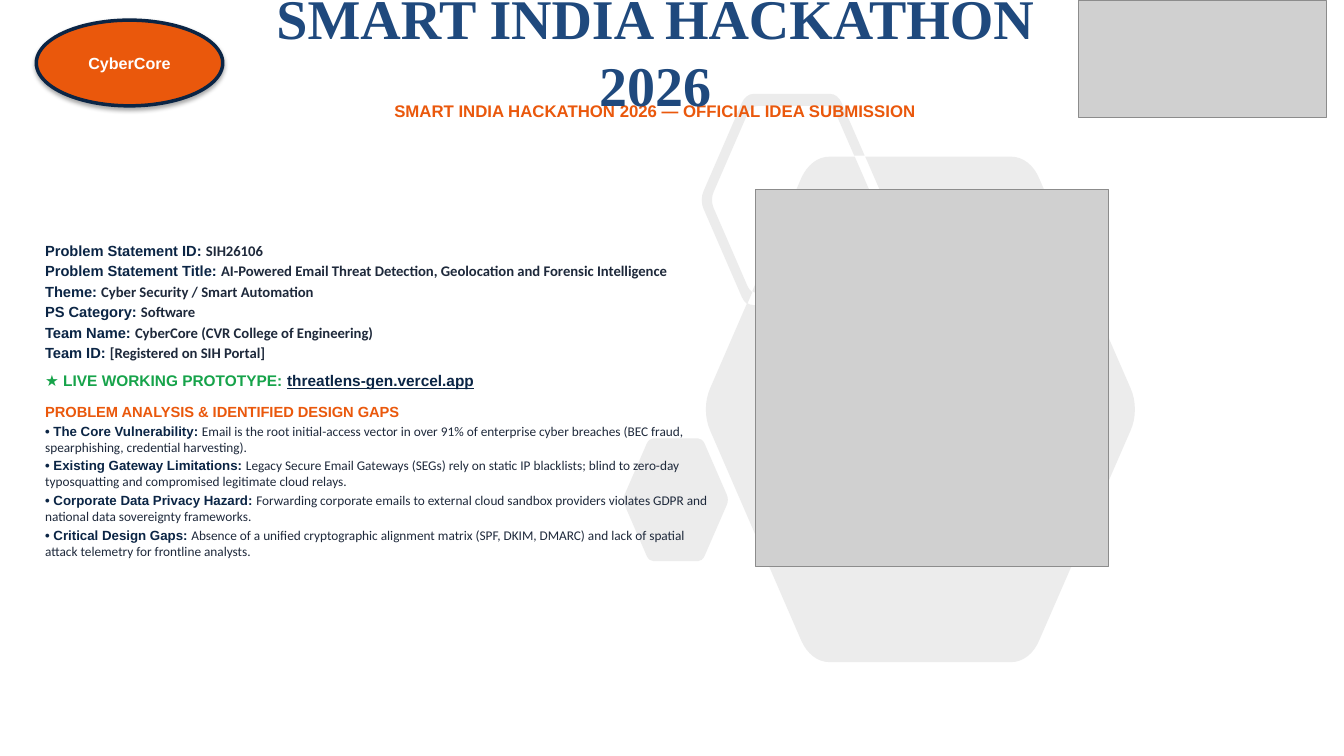
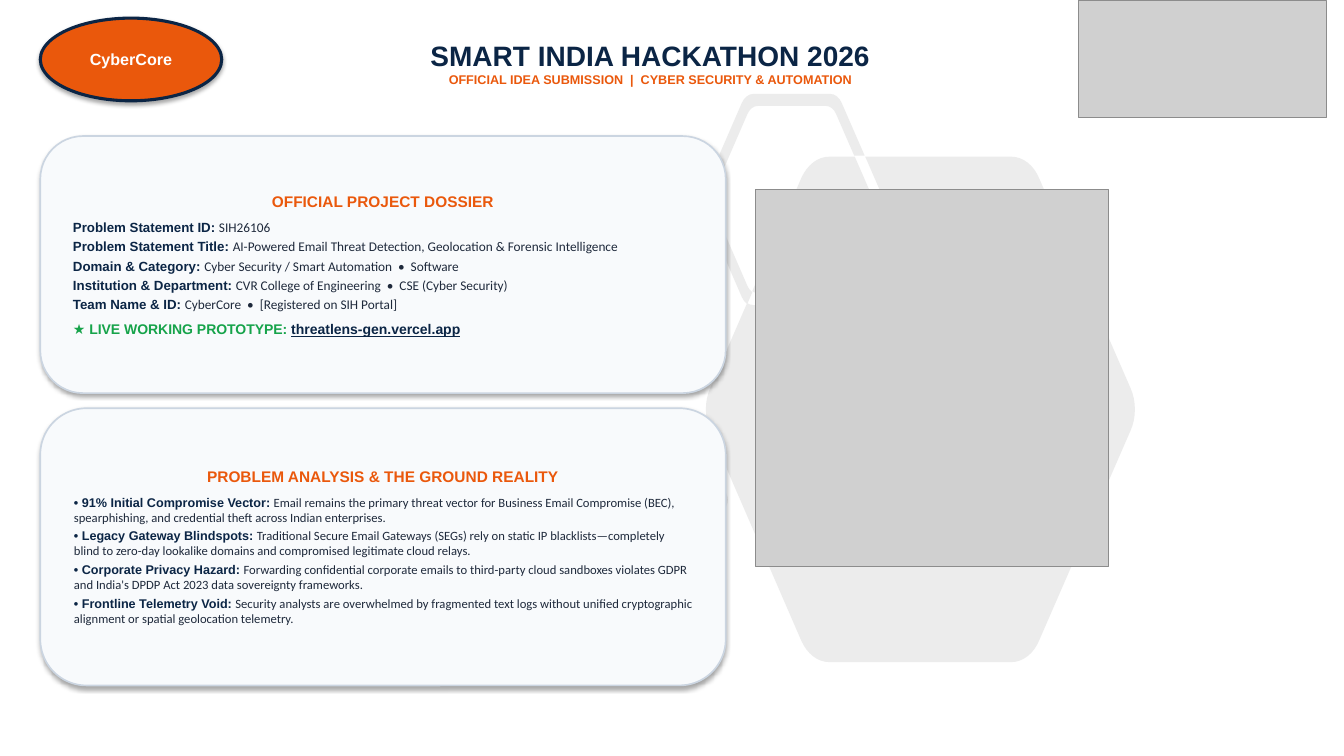
Before and after one commit to viswakpullepu/threatlens, a slide deck: slide 1 of SIH2026_ThreatLens_AI_Official_Submission.pptx. Drawn at 1344x756 pixels with LibreOffice and Linux fonts; fonts in the diff are those of the drawing; grey boxes stand for pictures. Boxes give left, top, right and bottom in pixels: in the first picture for what was removed or moved away, otherwise in the second. Text is boxed around its words. In the diff, an @@ line names an element or a change of style, - is before the commit and + after.

Commit message:
feat(ppt): complete anti-AI-slop bento card redesign with official footer

```diff
--- a/SIH2026_ThreatLens_AI_Official_Submission.pptx
+++ b/SIH2026_ThreatLens_AI_Official_Submission.pptx
@@ ellipse "CyberCore": place and size @@
-ellipse "CyberCore" at bbox=[36, 20, 223, 106]
+ellipse "CyberCore" at bbox=[40, 18, 222, 101]
@@ ellipse "CyberCore" at bbox=[40, 18, 222, 101]: outline #0B2545 2.5 pt to #0B2545 2.2 pt @@
@@ title "SMART INDIA HACKATHON 2026": place and size @@
-title "SMART INDIA HACKATHON 2026" at bbox=[276, 2, 1034, 117]
+title "SMART INDIA HACKATHON 2026" at bbox=[430, 46, 869, 84]
@@ title at bbox=[430, 46, 869, 67]: size 40 to 20 pt, font Times New Roman to Arial, text colour #1F497D to #0B2545 in "SMART INDIA HACKATHON 2026" @@
@@ title at bbox=[449, 75, 852, 84]: paragraph added @@
+OFFICIAL IDEA SUBMISSION | CYBER SECURITY & AUTOMATION
@@ subtitle removed at bbox=[394, 103, 915, 117] @@
-SMART INDIA HACKATHON 2026 — OFFICIAL IDEA SUBMISSION
@@ rounded rectangle added at bbox=[40, 136, 726, 393], fill #F8FAFC, outline #CBD5E1 1.2 pt, 9.5 pt, text #1E293B @@
+OFFICIAL PROJECT DOSSIER
+Problem Statement ID: SIH26106
+Problem Statement Title: AI-Powered Email Threat Detection, Geolocation & Forensic Intelligence
+Domain & Category: Cyber Security / Smart Automation • Software
+Institution & Department: CVR College of Engineering • CSE (Cyber Security)
+Team Name & ID: CyberCore • [Registered on SIH Portal]
+★ LIVE WORKING PROTOTYPE: threatlens-gen.vercel.app
@@ text removed at bbox=[45, 245, 707, 558] @@
-Problem Statement ID: SIH26106
-Problem Statement Title: AI-Powered Email Threat Detection, Geolocation and Forensic Intelligence
-Theme: Cyber Security / Smart Automation
-PS Category: Software
-Team Name: CyberCore (CVR College of Engineering)
-Team ID: [Registered on SIH Portal]
-★ LIVE WORKING PROTOTYPE: threatlens-gen.vercel.app
-PROBLEM ANALYSIS & IDENTIFIED DESIGN GAPS
-• The Core Vulnerability: Email is the root initial-access vector in over 91% of enterprise cyber breaches (BEC fraud, spearphishing, credential harvesting).
-• Existing Gateway Limitations: Legacy Secure Email Gateways (SEGs) rely on static IP blacklists; blind to zero-day typosquatting and compromised legitimate cloud relays.
-• Corporate Data Privacy Hazard: Forwarding corporate emails to external cloud sandbox providers violates GDPR and national data sovereignty frameworks.
-• Critical Design Gaps: Absence of a unified cryptographic alignment matrix (SPF, DKIM, DMARC) and lack of spatial attack telemetry for frontline analysts.
@@ rounded rectangle added at bbox=[40, 408, 726, 686], fill #F8FAFC, outline #CBD5E1 1.2 pt, 9 pt, text #1E293B @@
+PROBLEM ANALYSIS & THE GROUND REALITY
+• 91% Initial Compromise Vector: Email remains the primary threat vector for Business Email Compromise (BEC), spearphishing, and credential theft across Indian enterprises.
+• Legacy Gateway Blindspots: Traditional Secure Email Gateways (SEGs) rely on static IP blacklists—completely blind to zero-day lookalike domains and compromised legitimate cloud relays.
+• Corporate Privacy Hazard: Forwarding confidential corporate emails to third-party cloud sandboxes violates GDPR and India's DPDP Act 2023 data sovereignty frameworks.
+• Frontline Telemetry Void: Security analysts are overwhelmed by fragmented text logs without unified cryptographic alignment or spatial geolocation telemetry.
```
Also in this commit, not shown: 5 other slides changed, 1 other file.
